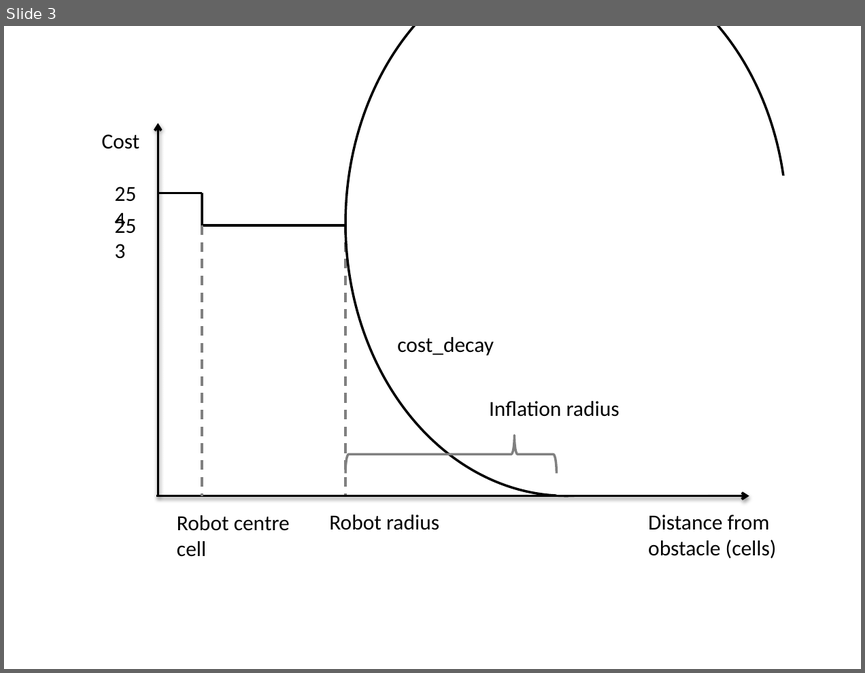
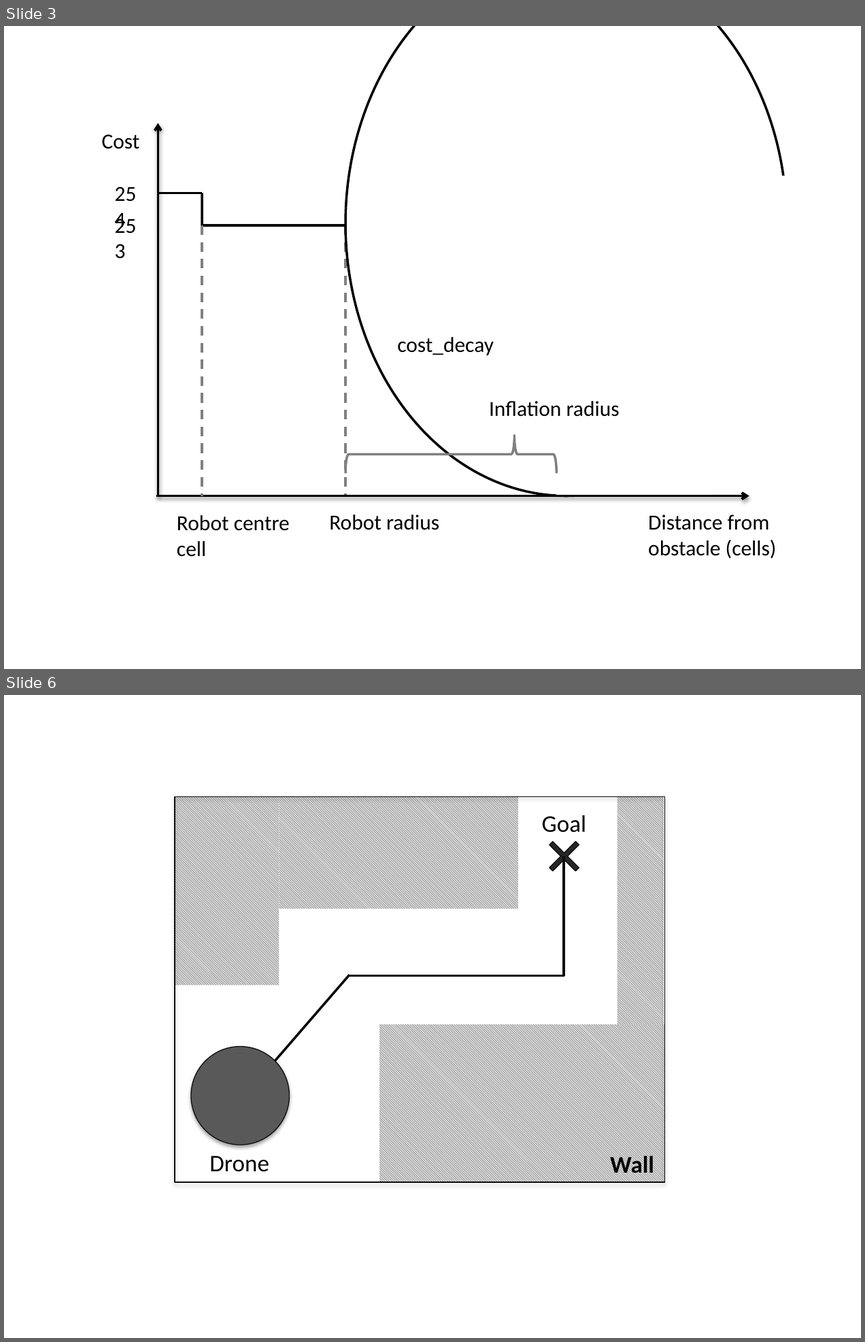
Before and after one commit to lachyd/final_report, a slide deck: imgs/created_images.pptx. Shown one above the other, each under a label of ours: slide 3 before the commit, slides 3 and 6 after it; the slides between them are not shown. The pictures are 865x673 and 865x1342 pixels, drawn with LibreOffice and Linux fonts; fonts in the diff are those of the drawing. Boxes give left, top, right and bottom in pixels: in the first picture for what was removed or moved away, otherwise in the second. Text is boxed around its words. In the diff, an @@ line names an element or a change of style, - is before the commit and + after.

```diff
--- a/imgs/created_images.pptx
+++ b/imgs/created_images.pptx
@@ slide 6 added at (4,695,861,1338), background #FFFFFF @@
@@ group added at (175,797,664,1183): 5 rectangles, 3 texts, 3 lines, 1 ellipse, 1 cross @@
+Wall
+Drone
+Goal
```
Also in this commit, not shown: 2 other slides added, 12 other files.
